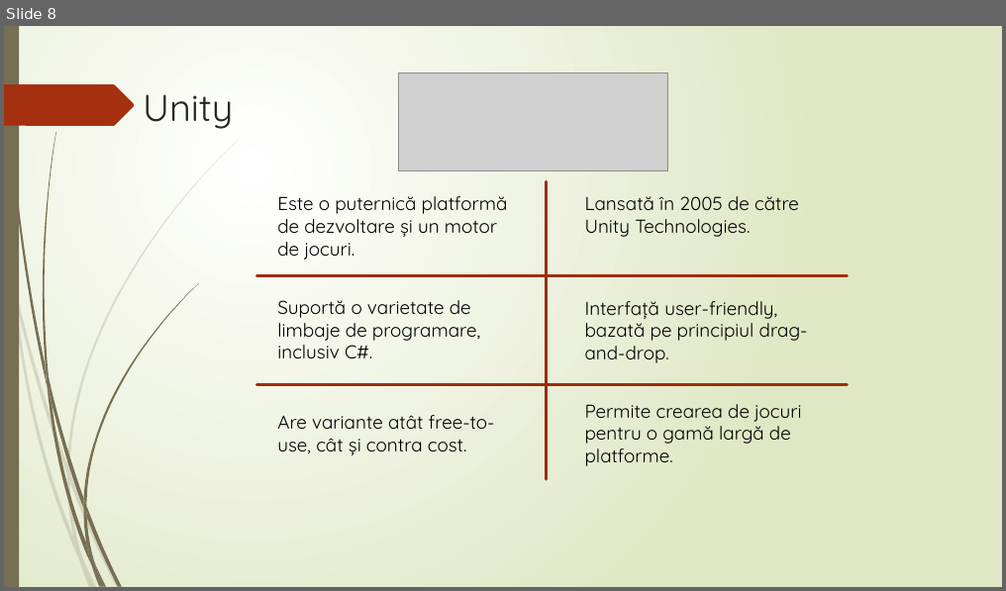
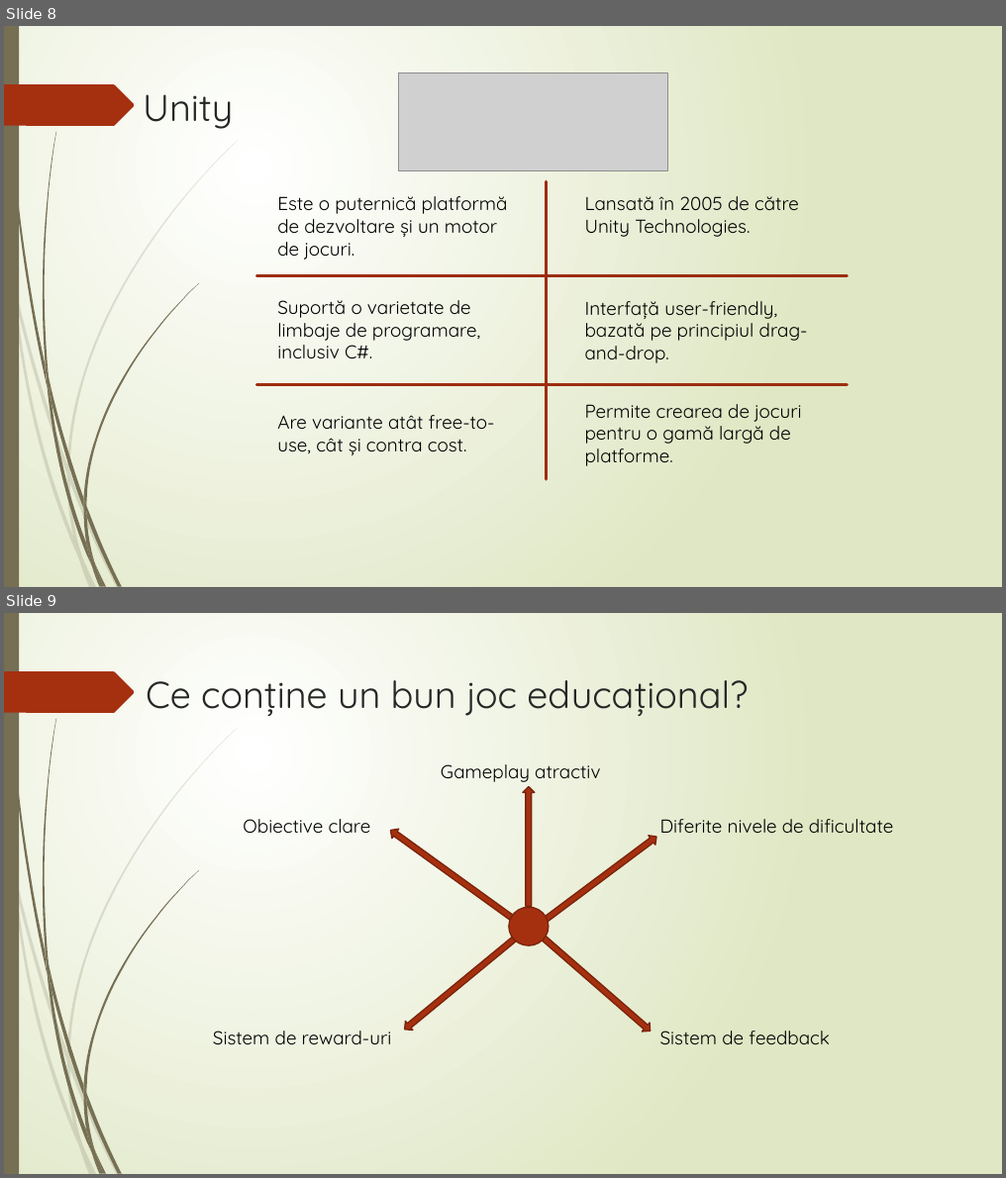
Before and after one commit to antB28/LicentaPP, a slide deck: Prezentare licenta.pptx. Shown one above the other, each under a label of ours: slide 8 before the commit, slides 8 and 9 after it. The pictures are 1006x591 and 1006x1178 pixels, drawn with LibreOffice and Linux fonts; fonts in the diff are those of the drawing; grey boxes stand for pictures. Boxes give left, top, right and bottom in pixels: in the first picture for what was removed or moved away, otherwise in the second. Text is boxed around its words. In the diff, an @@ line names an element or a change of style, - is before the commit and + after.

```diff
--- a/Prezentare licenta.pptx
+++ b/Prezentare licenta.pptx
@@ slide 9 added at (x1=4, y1=613, x2=1002, y2=1174), background gradient #FFFFFF to #DFE8C4; not listed: 24 template elements that a slide beside it also shows @@
@@ title added at (x1=146, y1=680, x2=747, y2=716), 36 pt, text #262626 @@
+Ce conține un bun joc educațional?
@@ text added at (x1=441, y1=764, x2=600, y2=782), 18 pt, text #000000 @@
+Gameplay atractiv
@@ right arrow added at (x1=523, y1=786, x2=535, y2=906), fill #A53010, outline #7A240C 1.25 pt @@
@@ text added at (x1=243, y1=819, x2=371, y2=834), 18 pt, text #000000 @@
+Obiective clare
@@ text added at (x1=660, y1=819, x2=894, y2=833), 18 pt, text #000000 @@
+Diferite nivele de dificultate
@@ right arrow added at (x1=387, y1=826, x2=518, y2=925), fill #A53010, outline #7A240C 1.25 pt @@
@@ right arrow added at (x1=540, y1=832, x2=660, y2=927), fill #A53010, outline #7A240C 1.25 pt @@
@@ ellipse added at (x1=509, y1=907, x2=548, y2=946), fill #A53010, outline #7A240C 1.25 pt @@
@@ right arrow added at (x1=401, y1=935, x2=519, y2=1034), fill #A53010, outline #7A240C 1.25 pt @@
@@ right arrow added at (x1=540, y1=933, x2=654, y2=1036), fill #A53010, outline #7A240C 1.25 pt @@
@@ text added at (x1=213, y1=1031, x2=392, y2=1045), 18 pt, text #000000 @@
+Sistem de reward-uri
@@ text added at (x1=660, y1=1031, x2=830, y2=1045), 18 pt, text #000000 @@
+Sistem de feedback
```
Also in this commit, not shown: 1 slide changed, 4 other slides added.
